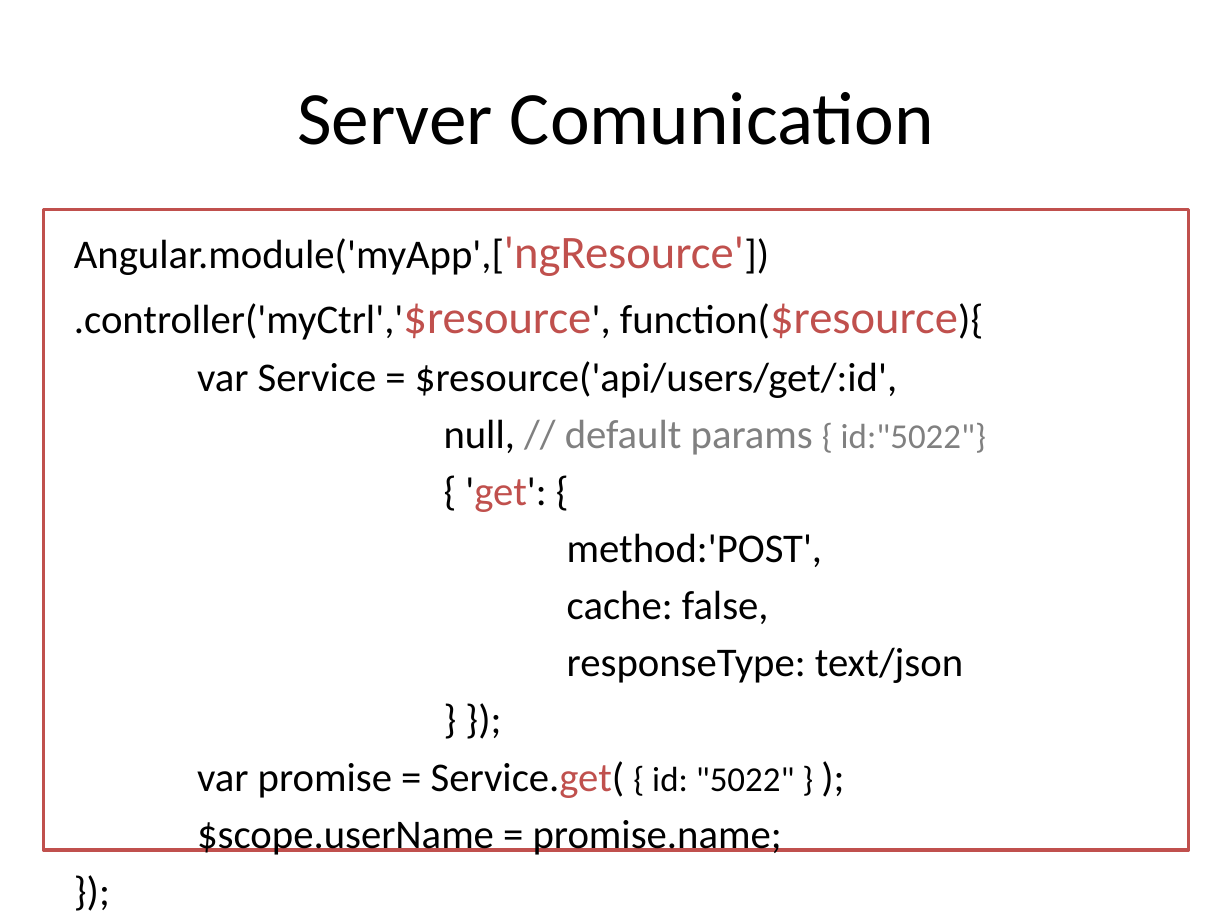
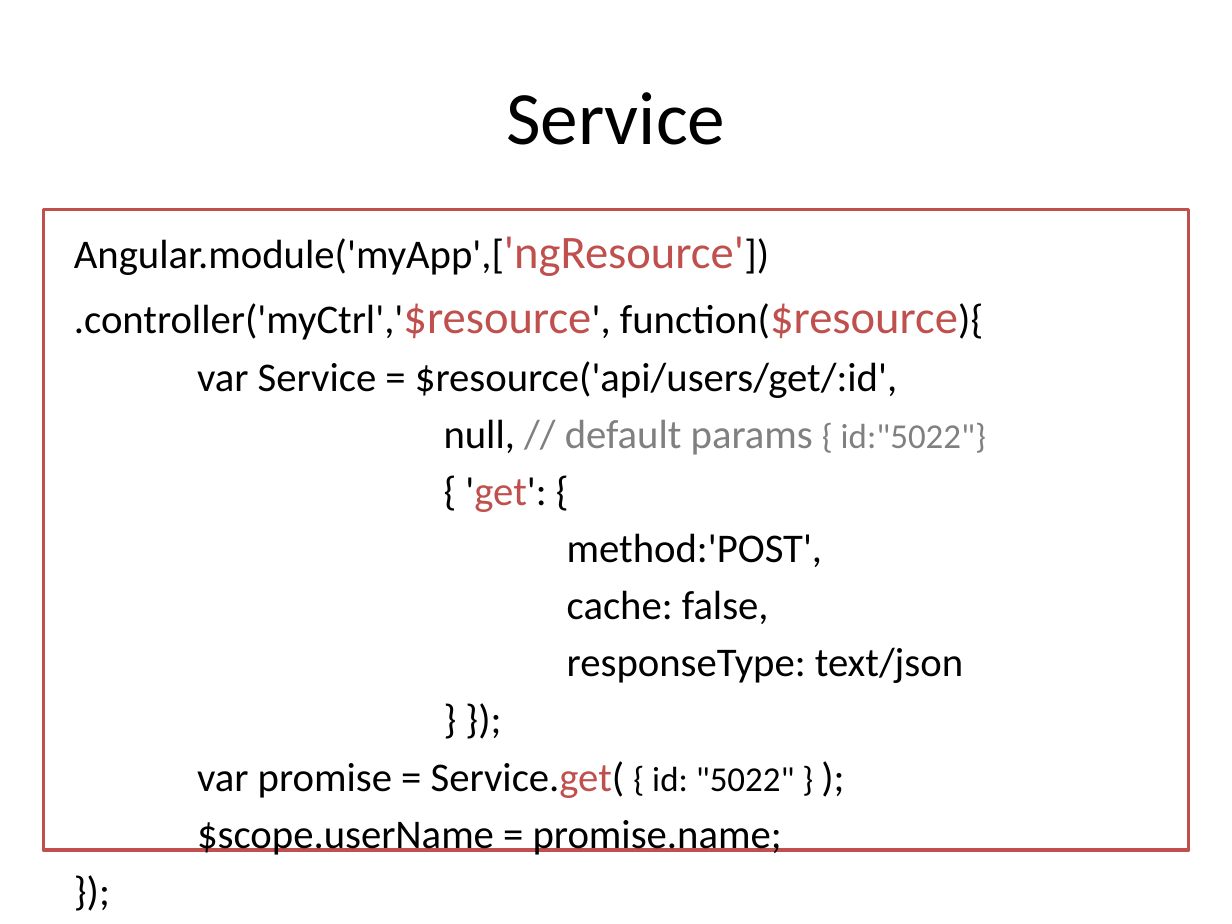
Before and after one commit to lhkingkong/angularjs-taller, a slide deck: slide 33 of material/AngularJS Taller.pptx (slide 27 before the commit). Drawn at 1232x924 pixels with LibreOffice and Linux fonts; fonts in the diff are those of the drawing. Boxes give left, top, right and bottom in pixels: in the first picture for what was removed or moved away, otherwise in the second. Text is boxed around its words. In the diff, an @@ line names an element or a change of style, - is before the commit and + after.

```diff
--- a/material/AngularJS Taller.pptx
+++ b/material/AngularJS Taller.pptx
@@ title at <box>506,92,725,145</box>: text changed @@
-Server Comunication
+Service
```
Also in this commit, not shown: 6 other slides changed, 10 slides added, 32 other files.
